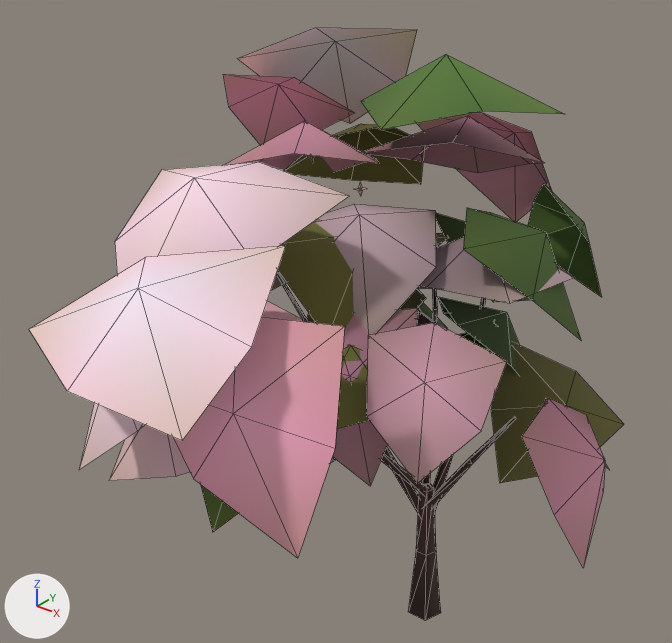
A saved change to the glTF model public/ark/assets/v1/trees/cherry-b.lod2.glb.
The view is the same before and after, from a 50 mm camera at (4.93, -8.01, 8.7) aimed at (-0.97, -0.63, 4.12). Lighting does not change. The marker at lower left points along +X, +Y and +Z. The first picture is the older version. Mesh edges are drawn as thin lines.
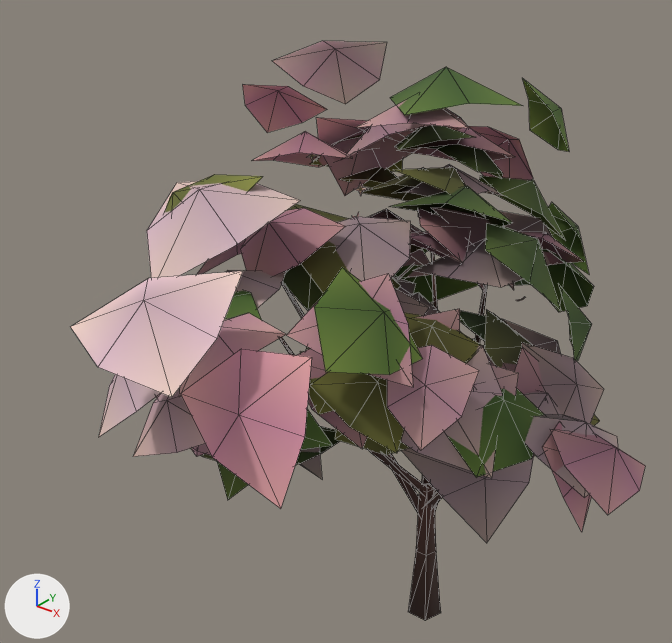
Diff of the bpy script that builds the scene:
```diff
--- a/public/ark/assets/v1/trees/cherry-b.lod2.glb.py
+++ b/public/ark/assets/v1/trees/cherry-b.lod2.glb.py
@@ me_mesh_0 @@
 # used by ob_mesh_0; location = (0.0, 0.0, 0.0)
-me_mesh_0.from_pydata(...)  # 724 vertices, 596 faces; spans x -3.66..2.48, y -4.62..3.24, z -0.01..7.0
+me_mesh_0.from_pydata(...)  # 1193 vertices, 998 faces; spans x -3.5..2.76, y -4.38..3.41, z -0.01..6.81
+# me_mesh_0 part 1: 308 vertices moved from x -3.66..2.48, y -4.62..3.24, z 1.67..7.0 to x -3.5..2.36, y -4.38..3.09, z 1.88..6.81; 469 vertices added at x -2.67..2.76, y -3.12..3.41, z 1.79..6.52
+# me_mesh_0 part 2: 261 kept faces spanning x -3.5..2.36, y -4.38..3.09, z 1.88..6.81 get new vertex colours
 me_mesh_0.materials.append(mat_ark_vertex_colour)
```

Where the change shows, as pixel boxes [x1, y1, x2, y2] in the pictures (672 x 643 px):
'Mesh_0', reshaped
    before: [29, 28, 624, 621]
    after: [71, 41, 645, 621]
part 1 of me_mesh_0, reshaped
    before: [459, 333, 468, 337]
    after: [156, 78, 645, 543]
part 2 of me_mesh_0, recoloured
    before: [29, 28, 624, 567]
    after: [71, 41, 600, 532]
